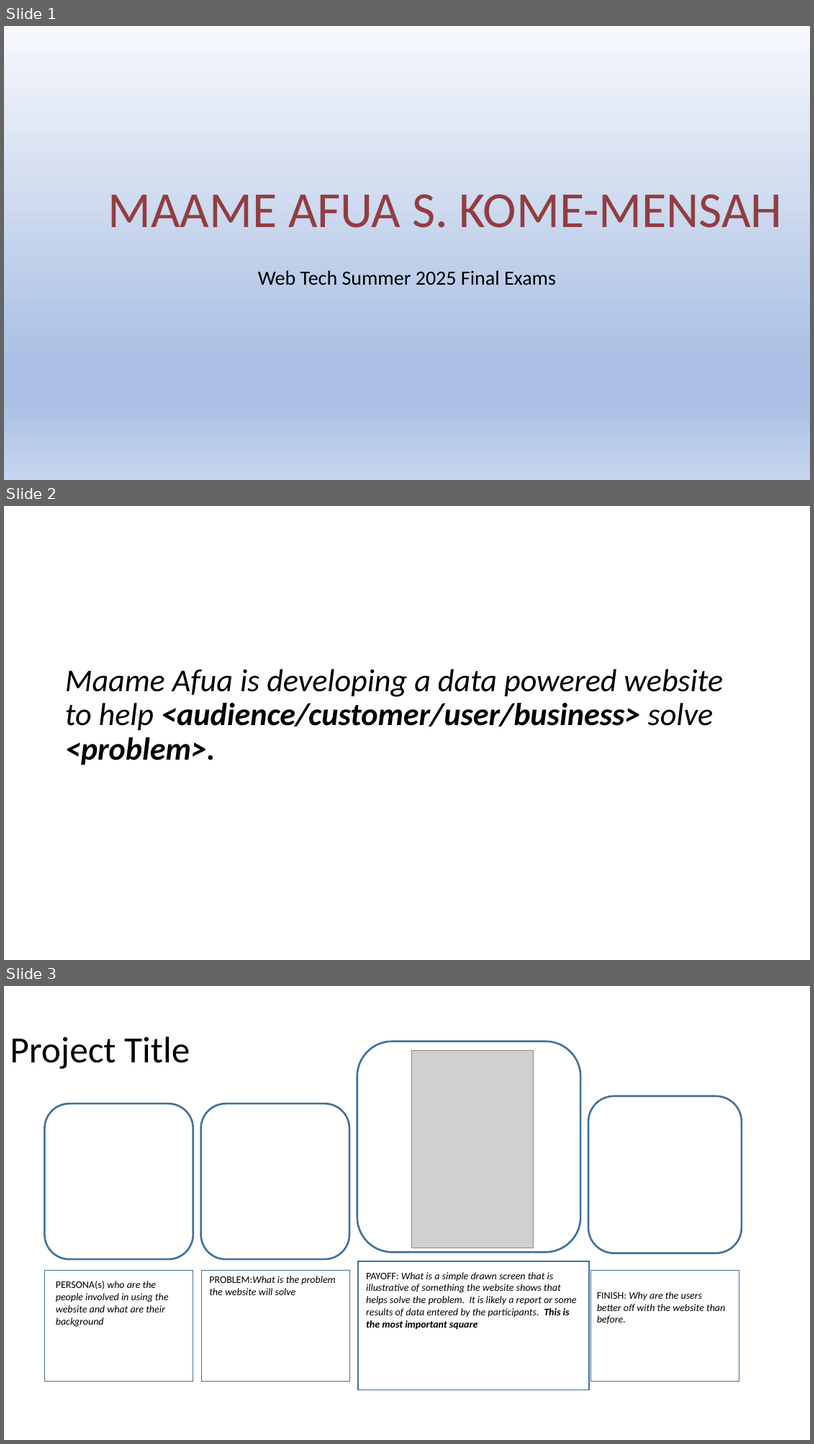
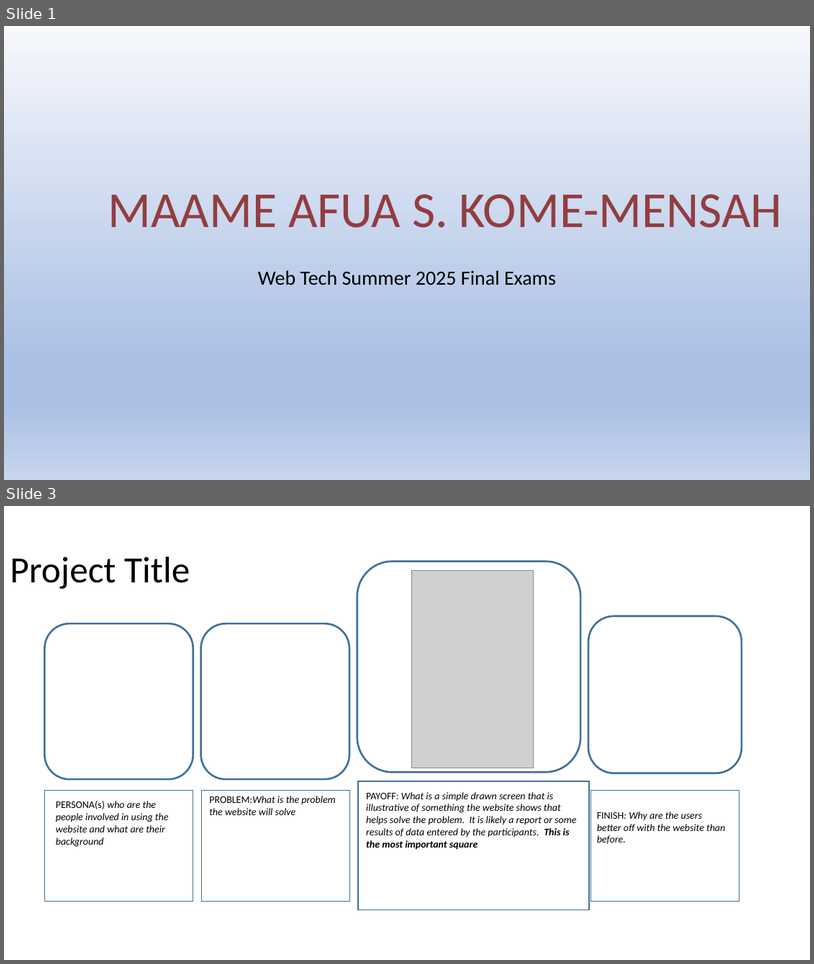
Before and after one commit to mkomemensah/FinalProject_WebTech_maame.kome-mensah, a slide deck: FInal_Project_Faming_Maame_KM.pptx. Shown one above the other, each under a label of ours: slides 1, 2 and 3 before the commit, slides 1 and 3 after it; the slides between them are not shown. The pictures are 814x1444 and 814x964 pixels, drawn with LibreOffice and Linux fonts; fonts in the diff are those of the drawing; grey boxes stand for pictures; background and template pictures are left out. Boxes give left, top, right and bottom in pixels: in the first picture for what was removed or moved away, otherwise in the second. Text is boxed around its words. In the diff, an @@ line names an element or a change of style, - is before the commit and + after.

```diff
--- a/FInal_Project_Faming_Maame_KM.pptx
+++ b/FInal_Project_Faming_Maame_KM.pptx
@@ slide 2 removed at (x1=4, y1=506, x2=810, y2=960), background #FFFFFF @@
@@ title removed at (x1=65, y1=669, x2=723, y2=764) @@
-Maame Afua is developing a data powered website to help <audience/customer/user/business> solve <problem>.
```
Also in this commit, not shown: 2 slides changed, 3 slides added, 4 other files.
